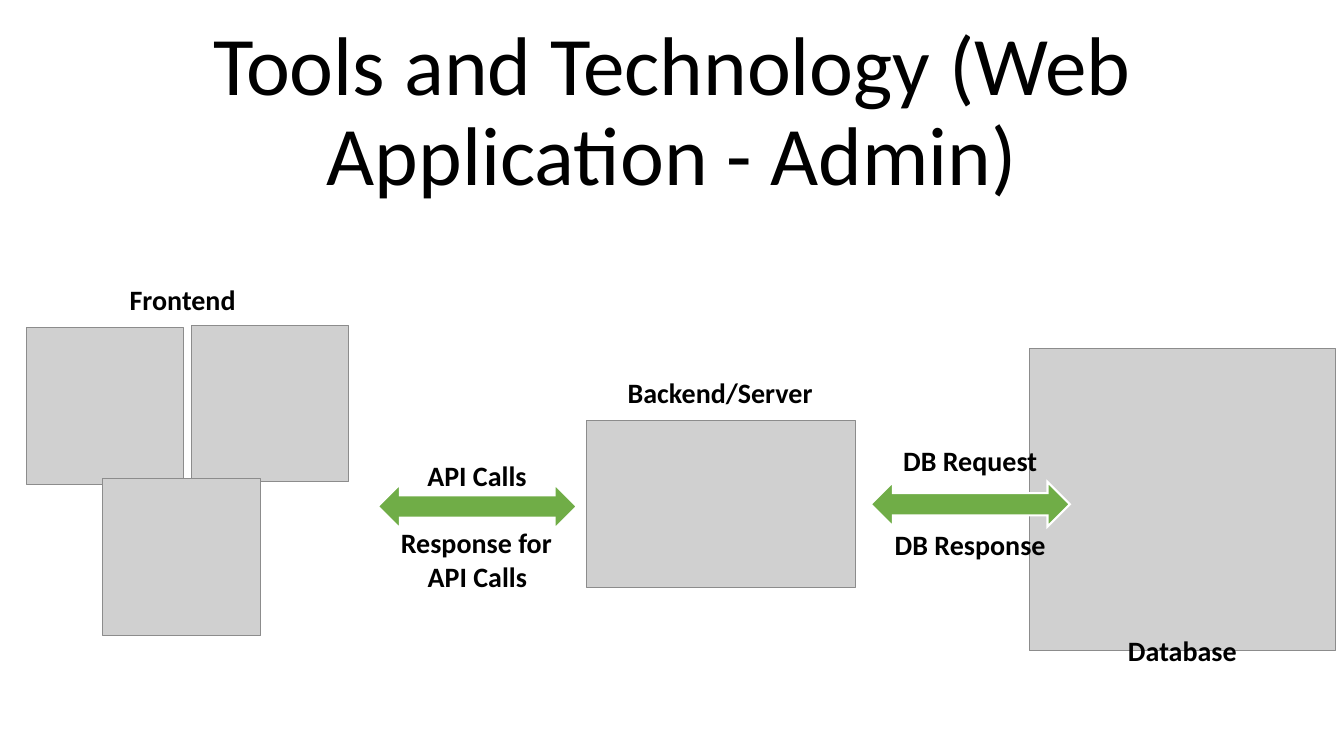
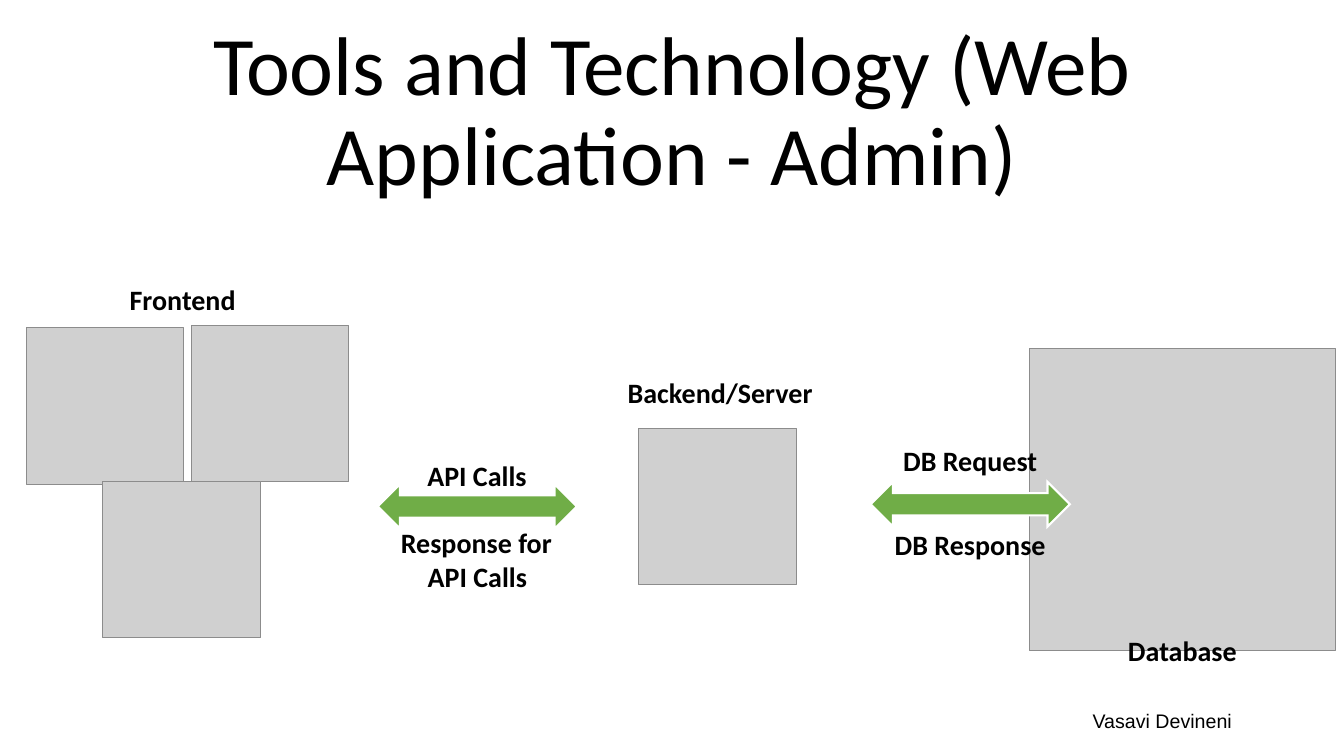
Before and after one commit to JyothsnaCh0831/SoulSwipe, a slide deck: slide 10 of SoulSwipe.pptx. Drawn at 1344x756 pixels with LibreOffice and Linux fonts; fonts in the diff are those of the drawing; grey boxes stand for pictures. Boxes give left, top, right and bottom in pixels: in the first picture for what was removed or moved away, otherwise in the second. Text is boxed around its words. In the diff, an @@ line names an element or a change of style, - is before the commit and + after.

```diff
--- a/SoulSwipe.pptx
+++ b/SoulSwipe.pptx
@@ picture: place and size @@
-picture at bbox=[587, 420, 856, 588]
+picture at bbox=[638, 429, 797, 586]
@@ text added at bbox=[1093, 713, 1231, 729], 14 pt, text #000000 @@
+Vasavi Devineni
```
Also in this commit, not shown: 9 other slides changed, 8 slides added, 5 slides removed.
